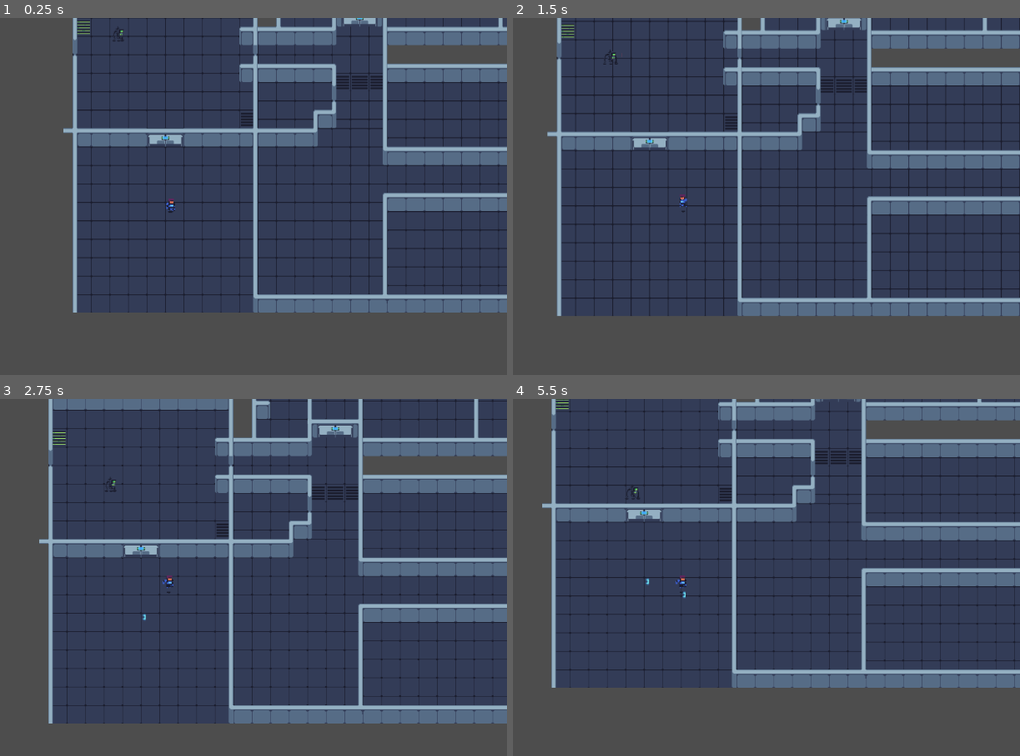
Above: before the commit, frames 1-4 (two rows, left to right).
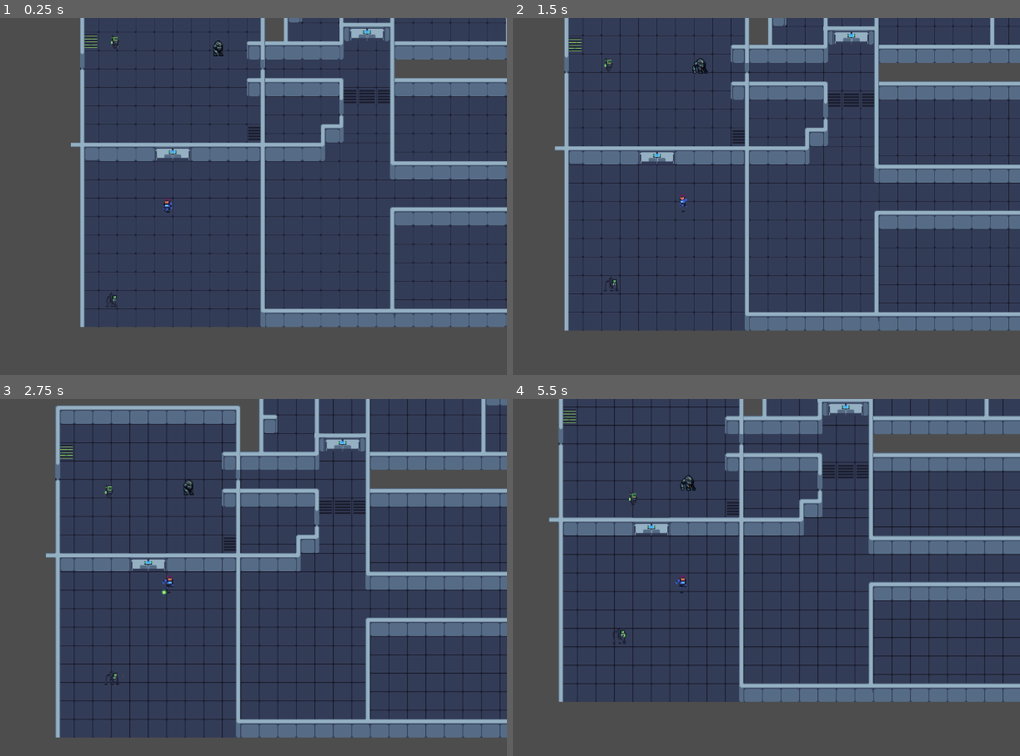
Above: after the commit, the same moments.

Repository: GerardinClement/Gamejam_forge
Game: Godot game, scene res://tile_map.tscn
Same seed, same stepped clock (60 frames per second), same inputs: the game is played once before the commit and once after it.
Inputs (mouse positions are in pixels of both pictures, inside the frame that each line leads up to):
- Up to frame 1 (0.25 s): no input
- Up to frame 2 (1.5 s): move the mouse to (832, 185) at 0.52 s; move the mouse to (553, 225) at 1.27 s
- Up to frame 3 (2.75 s): move the mouse to (238, 502) at 2.02 s
- Up to frame 4 (5.5 s): move the mouse to (654, 659) at 2.77 s; move the mouse to (888, 641) at 3.52 s; move the mouse to (outside the picture) at 4.27 s; move the mouse to (720, 584) at 5.02 s

The runs differ from the first frame. In frame 1, 30% of the frame differs, in the area x 12-100%, y 0-87%; in frame 2, 35%; in frame 3, 37%, in the area x 7-100%, y 0-95%; in frame 4, 34%.
Error before the commit: Parse Error: Function "_on_area_2d_body_entered" has the same name as a previously declared function. (res://bullet.gd:28)

Commit message:
Added an enemy class and added a new enemy: octopus

Diff:
--- /dev/null
+++ b/AnimatedCharacters/Enemies/human/human.gd
@@ -0,0 +1,20 @@
+extends CharacterBody2D
+
+var human
+
+func _ready():
+	human = Enemy.new()
+	human.damage = 2
+	human.speed = 30
+	human.shootFrame = 1
+	human.bulletPath = load("res://AnimatedCharacters/Enemies/human/Bullet.tscn")
+	add_child(human)
+
+func _on_area_2d_body_entered(body):
+	if body.name == "Player":
+		human.canShoot = true
+
+func _on_area_2d_body_exited(body):
+	if body.name == 'Player':
+		human.canShoot = false
+		human.resetAnimation()
--- a/AnimatedCharacters/Enemies/human/human.tscn
+++ b/AnimatedCharacters/Enemies/human/human.tscn
@@ -1,7 +1,7 @@
 [gd_scene load_steps=30 format=3 uid="uid://cyhlud4i6s8kv"]
 
 [ext_resource type="Texture2D" uid="uid://c703cfgkiweuu" path="res://Assets/Characters/Enemies/No Outlines/enemies x1.png" id="1_5btoe"]
-[ext_resource type="Script" path="res://ennemies.gd" id="1_ux6as"]
+[ext_resource type="Script" path="res://AnimatedCharacters/Enemies/human/human.gd" id="1_vrnhr"]
 [ext_resource type="Texture2D" uid="uid://dpo3kohkf3y5x" path="res://Assets/Characters/Enemies/enemies x1_flipped.png" id="2_0vidi"]
 
 [sub_resource type="RectangleShape2D" id="RectangleShape2D_ngs8r"]
@@ -201,7 +201,8 @@
 
 [node name="human" type="CharacterBody2D"]
 collision_layer = 2
-script = ExtResource("1_ux6as")
+collision_mask = 9
+script = ExtResource("1_vrnhr")
 
 [node name="CollisionShape2D" type="CollisionShape2D" parent="."]
 position = Vector2(-1.5, 3.5)
@@ -226,7 +227,7 @@
 position = Vector2(-13, 0)
 
 [node name="RayCast2D" type="RayCast2D" parent="."]
-target_position = Vector2(151, 0)
+collision_mask = 9
 
 [connection signal="body_entered" from="Area2D" to="." method="_on_area_2d_body_entered"]
 [connection signal="body_exited" from="Area2D" to="." method="_on_area_2d_body_exited"]
--- /dev/null
+++ b/AnimatedCharacters/Enemies/mech/mech.gd
@@ -0,0 +1,20 @@
+extends CharacterBody2D
+
+var mech
+
+func _ready():
+	mech = Enemy.new()
+	mech.damage = 10
+	mech.speed = 20
+	mech.shootFrame = 3
+	mech.bulletPath = load("res://AnimatedCharacters/Enemies/mech/Bullet.tscn")
+	add_child(mech)
+
+func _on_area_2d_body_entered(body):
+	if body.name == "Player":
+		mech.canShoot = true
+
+func _on_area_2d_body_exited(body):
+	if body.name == 'Player':
+		mech.canShoot = false
+		mech.resetAnimation()
--- a/AnimatedCharacters/Enemies/mech/mech.tscn
+++ b/AnimatedCharacters/Enemies/mech/mech.tscn
@@ -1,7 +1,7 @@
 [gd_scene load_steps=43 format=3 uid="uid://dl0fs76fenl5d"]
 
+[ext_resource type="Script" path="res://AnimatedCharacters/Enemies/mech/mech.gd" id="1_ctctx"]
 [ext_resource type="Texture2D" uid="uid://m1nejsn24hqr" path="res://Assets/Characters/Enemies/Mech/MechSheet.png" id="1_lna24"]
-[ext_resource type="Script" path="res://ennemies.gd" id="1_oslv5"]
 
 [sub_resource type="RectangleShape2D" id="RectangleShape2D_per6e"]
 size = Vector2(19, 27)
@@ -318,7 +318,8 @@
 
 [node name="mech" type="CharacterBody2D"]
 collision_layer = 2
-script = ExtResource("1_oslv5")
+collision_mask = 9
+script = ExtResource("1_ctctx")
 
 [node name="CollisionShape2D" type="CollisionShape2D" parent="."]
 position = Vector2(-0.5, 1.5)
@@ -345,7 +346,7 @@
 position = Vector2(-23, 1)
 
 [node name="RayCast2D" type="RayCast2D" parent="."]
-target_position = Vector2(200, 0)
+collision_mask = 9
 
 [connection signal="body_entered" from="Area2D" to="." method="_on_area_2d_body_entered"]
 [connection signal="body_exited" from="Area2D" to="." method="_on_area_2d_body_exited"]
--- a/AnimatedCharacters/Enemies/octopus/Bullet.tscn
+++ b/AnimatedCharacters/Enemies/octopus/Bullet.tscn
@@ -42,26 +42,19 @@
 "speed": 5.0
 }]
 
-[sub_resource type="RectangleShape2D" id="RectangleShape2D_1ef28"]
-size = Vector2(5.33334, 6.66667)
-
-[node name="Bullet" type="CharacterBody2D"]
+[node name="Bullet" type="Area2D"]
 scale = Vector2(1.5, 1.5)
 collision_layer = 4
-collision_mask = 0
+collision_mask = 9
 script = ExtResource("1_71bs5")
 
 [node name="CollisionShape2D" type="CollisionShape2D" parent="."]
-position = Vector2(16.6667, -0.666667)
+position = Vector2(-0.166633, -2.98023e-07)
 shape = SubResource("RectangleShape2D_x2ux3")
 
 [node name="AnimatedSprite2D" type="AnimatedSprite2D" parent="."]
-position = Vector2(21, -2)
+position = Vector2(4.16667, -1.33333)
 sprite_frames = SubResource("SpriteFrames_f7jqq")
 frame_progress = 0.850106
 
-[node name="bullet_enemy" type="Area2D" parent="."]
-
-[node name="CollisionShape2D" type="CollisionShape2D" parent="bullet_enemy"]
-position = Vector2(16.6667, -0.666667)
-shape = SubResource("RectangleShape2D_1ef28")
+[connection signal="body_entered" from="." to="." method="_on_body_entered"]
--- /dev/null
+++ b/AnimatedCharacters/Enemies/octopus/octopus.gd
@@ -0,0 +1,20 @@
+extends CharacterBody2D
+
+var octopus
+
+func _ready():
+	octopus = Enemy.new()
+	octopus.damage = 5
+	octopus.speed = 35
+	octopus.shootFrame = 2
+	octopus.bulletPath = load("res://AnimatedCharacters/Enemies/octopus/Bullet.tscn")
+	add_child(octopus)
+
+func _on_area_2d_body_entered(body):
+	if body.name == "Player":
+		octopus.canShoot = true
+
+func _on_area_2d_body_exited(body):
+	if body.name == 'Player':
+		octopus.canShoot = false
+		octopus.resetAnimation()
--- a/AnimatedCharacters/Enemies/octopus/octopus.tscn
+++ b/AnimatedCharacters/Enemies/octopus/octopus.tscn
@@ -1,6 +1,6 @@
 [gd_scene load_steps=44 format=3 uid="uid://dk23hftmrd5n8"]
 
-[ext_resource type="Script" path="res://ennemies.gd" id="1_ipc2b"]
+[ext_resource type="Script" path="res://AnimatedCharacters/Enemies/octopus/octopus.gd" id="1_5ca8a"]
 [ext_resource type="Texture2D" uid="uid://c703cfgkiweuu" path="res://Assets/Characters/Enemies/No Outlines/enemies x1.png" id="1_njbmb"]
 [ext_resource type="Texture2D" uid="uid://dpo3kohkf3y5x" path="res://Assets/Characters/Enemies/enemies x1_flipped.png" id="2_iijnq"]
 
@@ -305,12 +305,12 @@
 }]
 
 [sub_resource type="RectangleShape2D" id="RectangleShape2D_hrqmx"]
-size = Vector2(201, 154.5)
+size = Vector2(282, 229)
 
 [node name="octopus" type="CharacterBody2D"]
 collision_layer = 2
-collision_mask = 5
-script = ExtResource("1_ipc2b")
+collision_mask = 9
+script = ExtResource("1_5ca8a")
 
 [node name="CollisionShape2D" type="CollisionShape2D" parent="."]
 position = Vector2(-2, 1.5)
@@ -319,16 +319,24 @@
 [node name="animations" type="AnimatedSprite2D" parent="."]
 sprite_frames = SubResource("SpriteFrames_lm8er")
 animation = &"shootRight"
-frame_progress = 0.319514
+frame_progress = 0.647783
 
 [node name="Timer" type="Timer" parent="."]
-
-[node name="gunPos" type="Marker2D" parent="."]
-position = Vector2(2, -1)
+one_shot = true
+
+[node name="rightSide" type="Marker2D" parent="."]
+position = Vector2(4, 0)
 
 [node name="Area2D" type="Area2D" parent="."]
 
 [node name="CollisionShape2D" type="CollisionShape2D" parent="Area2D"]
 shape = SubResource("RectangleShape2D_hrqmx")
 
+[node name="RayCast2D" type="RayCast2D" parent="."]
+collision_mask = 9
+
+[node name="leftSide" type="Marker2D" parent="."]
+position = Vector2(-4, 0)
+
 [connection signal="body_entered" from="Area2D" to="." method="_on_area_2d_body_entered"]
+[connection signal="body_exited" from="Area2D" to="." method="_on_area_2d_body_exited"]
--- a/bullet.gd
+++ b/bullet.gd
@@ -12,8 +12,8 @@
 		animated_sprite.play("default")
 	move_and_collide(velocity.normalized() * delta * SPEED)
 
-func _on_area_2d_body_entered(body):
-	destroy_itself()
+#func _on_area_2d_body_entered(body):
+#	destroy_itself()
 
 func destroy_itself():
 	animated_sprite.play("impact")
@@ -25,5 +25,6 @@
 func _on_animated_sprite_2d_animation_finished():
 	if animated_sprite.animation == "impact":
 		self.queue_free()
+
 func _on_area_2d_body_entered(_body):
 	self.queue_free()
--- /dev/null
+++ b/enemy.gd
@@ -0,0 +1,81 @@
+class_name Enemy
+
+extends CharacterBody2D
+
+@onready var animations = get_parent().get_node("animations")
+@onready var player = get_parent().get_parent().get_node("Player")
+@onready var timer = get_parent().get_node("Timer")
+var speed
+var damage
+var shootFrame
+var playerPos
+var enemyPos
+var bulletPath
+var canShoot = false
+var hasShot = true
+
+func _init():
+	pass
+
+func _process(delta):
+	if timer.is_stopped() && canShoot && !checkWalls():
+		hasShot = false
+		if position.x < player.position.x:
+			animations.set_flip_h(false)
+		else:
+			animations.set_flip_h(true)
+		animations.play("shootRight")
+		timer.start()
+
+func _physics_process(delta):
+	if checkFrame() && !hasShot && !checkWalls():
+		hasShot = true
+		shoot()
+	playerPos = player.position
+	enemyPos = (playerPos - position).normalized()
+	velocity = global_position.direction_to(player.global_position)
+	if animations.is_playing && animations.animation != "moveRight" && animations.animation != "idle" && global_position.distance_to(player.global_position) < 200:
+		return
+	move(delta)
+
+func move(delta):
+	if position.x < player.position.x:
+		animations.set_flip_h(false)
+	else:
+		animations.set_flip_h(true)
+	animations.play("moveRight")
+	get_parent().move_and_collide(velocity * speed * delta)
+
+func shoot():
+	print(bulletPath)
+	if bulletPath:
+		var bullet = bulletPath.instantiate()
+		get_parent().get_parent().add_child(bullet)
+		if animations.is_flipped_h() == false:
+			bullet.position = get_parent().get_node("rightSide").global_position
+		else:
+			bullet.position = get_parent().get_node("leftSide").global_position
+		print(bullet.position)
+
+func checkFrame():
+	if animations.frame == shootFrame:
+		return true
+	return false
+
+
+func resetAnimation():
+	if animations.is_playing() && animations.animation == 'shootRight':
+		animations.stop()
+		animations.play("moveRight")
+
+func checkWalls():
+	var ray = get_parent().get_node("RayCast2D")
+	if !animations.is_flipped_h():
+		ray.position = get_parent().get_node("rightSide").global_position
+	else:
+		ray.position = get_parent().get_node("leftSide").global_position
+	ray.target_position = player.global_position
+	if ray.get_collider():
+		resetAnimation()
+		return true
+	return false
--- a/ennemies.gd
+++ b/ennemies.gd
@@ -5,6 +5,7 @@
 @onready var player = get_parent().get_node("Player")
 var hasShot = true
 var canShoot = false
+var enemy
 var animations
 var playerPos
 var enemyPos
@@ -12,9 +13,10 @@
 
 func _ready():
 	animations = get_node("animations")
+	enemy = Enemy.new()
 
 func _process(delta):
-	if $Timer.is_stopped() && canShoot:
+	if $Timer.is_stopped() && canShoot && !checkWalls():
 		hasShot = false
 		if position.x < player.position.x:
 			animations.set_flip_h(false)
@@ -24,7 +26,7 @@
 		$Timer.start()
 
 func _physics_process(delta):
-	if checkFrame() && !hasShot:
+	if checkFrame() && !hasShot && !checkWalls():
 		hasShot = true
 		shoot()
 	playerPos = player.position
@@ -43,7 +45,6 @@
 	move_and_collide(velocity * speed * delta)
 
 func shoot():
-	checkWalls()
 	getBulletPath()
 	if bulletPath:
 		var bullet = bulletPath.instantiate()
@@ -78,9 +79,7 @@
 func _on_area_2d_body_exited(body):
 	if body.name == 'Player':
 		canShoot = false
-	if animations.is_playing() && animations.animation == 'shootRight':
-		animations.stop()
-		animations.play("moveRight")
+	resetAnimation()
 
 func setDamage(bullet):
 	if name == 'mech':
@@ -90,6 +89,11 @@
 	else:
 		bullet.damage = 5
 
+func resetAnimation():
+	if animations.is_playing() && animations.animation == 'shootRight':
+		animations.stop()
+		animations.play("moveRight")
+
 func checkWalls():
 	var ray = $RayCast2D
 	if !animations.is_flipped_h():
@@ -97,4 +101,7 @@
 	else:
 		ray.position = get_node("leftSide").global_position
 	ray.target_position = player.global_position
-	print(ray.target_position)
+	if ray.get_collider():
+		resetAnimation()
+		return true
+	return false
--- a/tile_map.tscn
+++ b/tile_map.tscn
@@ -1,10 +1,12 @@
-[gd_scene load_steps=54 format=3 uid="uid://b1duj81xgtv76"]
+[gd_scene load_steps=55 format=3 uid="uid://b1duj81xgtv76"]
 
 [ext_resource type="Texture2D" uid="uid://dkj15bqj1pwph" path="res://Assets/Tech Dungeon Roguelite - Asset Pack (v5)/tileset x1.png" id="1_kf7dp"]
 [ext_resource type="Texture2D" uid="uid://c0hekh4nn5l81" path="res://Assets/Tech Dungeon Roguelite - Asset Pack (v5)/Props and Items/props and items x1.png" id="2_ljkmu"]
 [ext_resource type="PackedScene" uid="uid://bghlfveoqowne" path="res://player.tscn" id="3_gudsx"]
 [ext_resource type="PackedScene" uid="uid://keejpye2ln1t" path="res://large_door.tscn" id="4_4hjqr"]
+[ext_resource type="PackedScene" uid="uid://dl0fs76fenl5d" path="res://AnimatedCharacters/Enemies/mech/mech.tscn" id="5_cei18"]
 [ext_resource type="PackedScene" uid="uid://dk23hftmrd5n8" path="res://AnimatedCharacters/Enemies/octopus/octopus.tscn" id="5_wbw7w"]
+[ext_resource type="PackedScene" uid="uid://cyhlud4i6s8kv" path="res://AnimatedCharacters/Enemies/human/human.tscn" id="6_t3hfa"]
 
 [sub_resource type="TileMapPattern" id="TileMapPattern_4wwn5"]
 tile_data = PackedInt32Array(0, 1048576, 0, 65536, 1048576, 1, 1, 1114112, 0, 65537, 1114112, 1)
@@ -4806,7 +4808,7 @@
 pattern_43 = SubResource("TileMapPattern_hgeno")
 
 [node name="TileMap" type="TileMap"]
-position = Vector2(6, 105)
+position = Vector2(-40, 7)
 tile_set = SubResource("TileSet_wh2f6")
 collision_animatable = true
 format = 2
@@ -4818,7 +4820,7 @@
 layer_2/tile_data = PackedInt32Array()
 
 [node name="Player" parent="." instance=ExtResource("3_gudsx")]
-position = Vector2(15, 227)
+position = Vector2(4, 204)
 
 [node name="LargeDoors" parent="." instance=ExtResource("4_4hjqr")]
 position = Vector2(336, -96)
@@ -4845,5 +4847,11 @@
 collision_layer = 16
 collision_mask = 0
 
+[node name="mech" parent="." instance=ExtResource("5_cei18")]
+position = Vector2(80, -74)
+
+[node name="human" parent="." instance=ExtResource("6_t3hfa")]
+position = Vector2(-102, -89)
+
 [node name="octopus" parent="." instance=ExtResource("5_wbw7w")]
-position = Vector2(-81, -77)
+position = Vector2(-108, 374)
Not shown: 1 places in AnimatedCharacters/Enemies/octopus/Bullet.tscn that only renumber resources
Not shown: 1 places in AnimatedCharacters/bullet.tscn that only renumber resources
